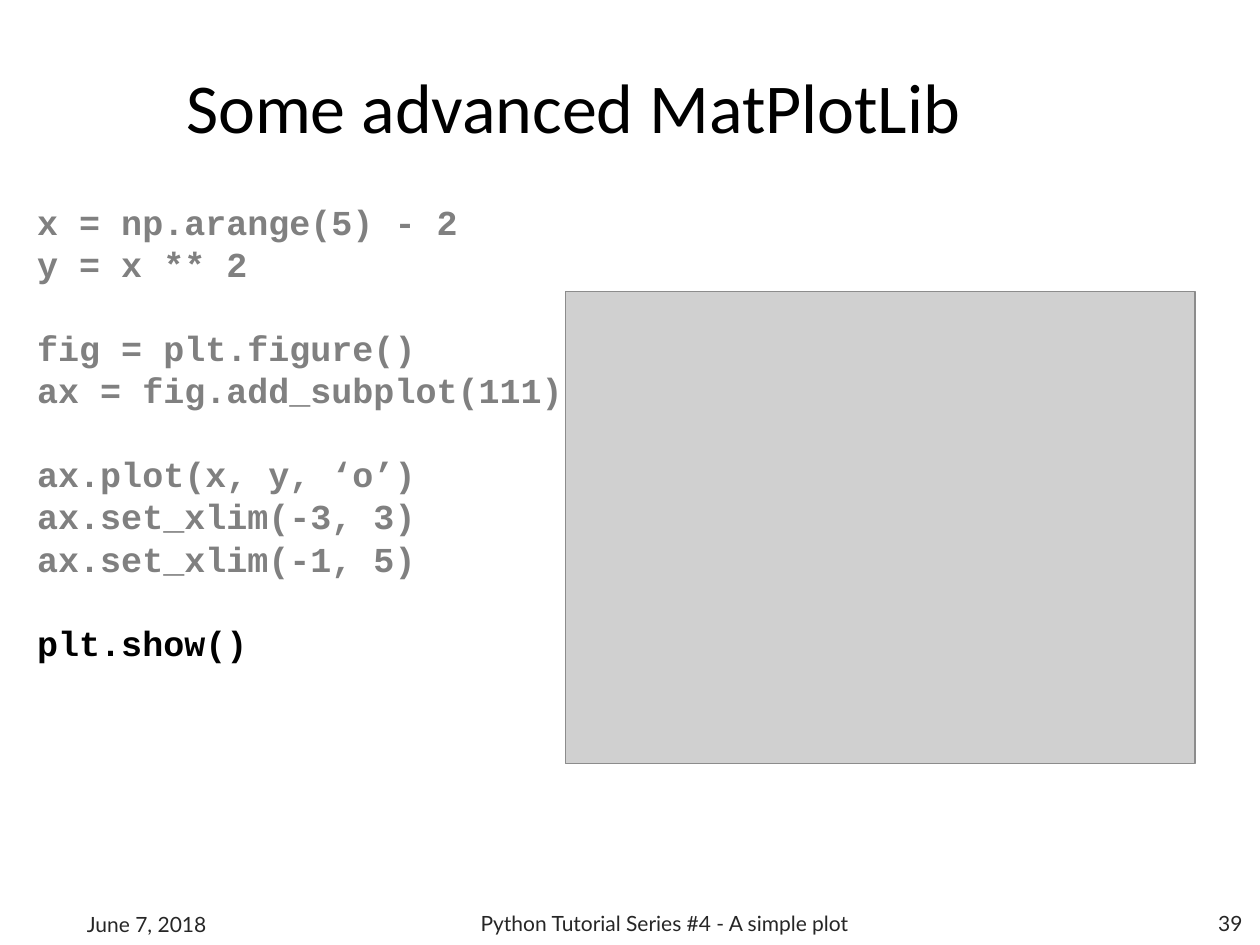
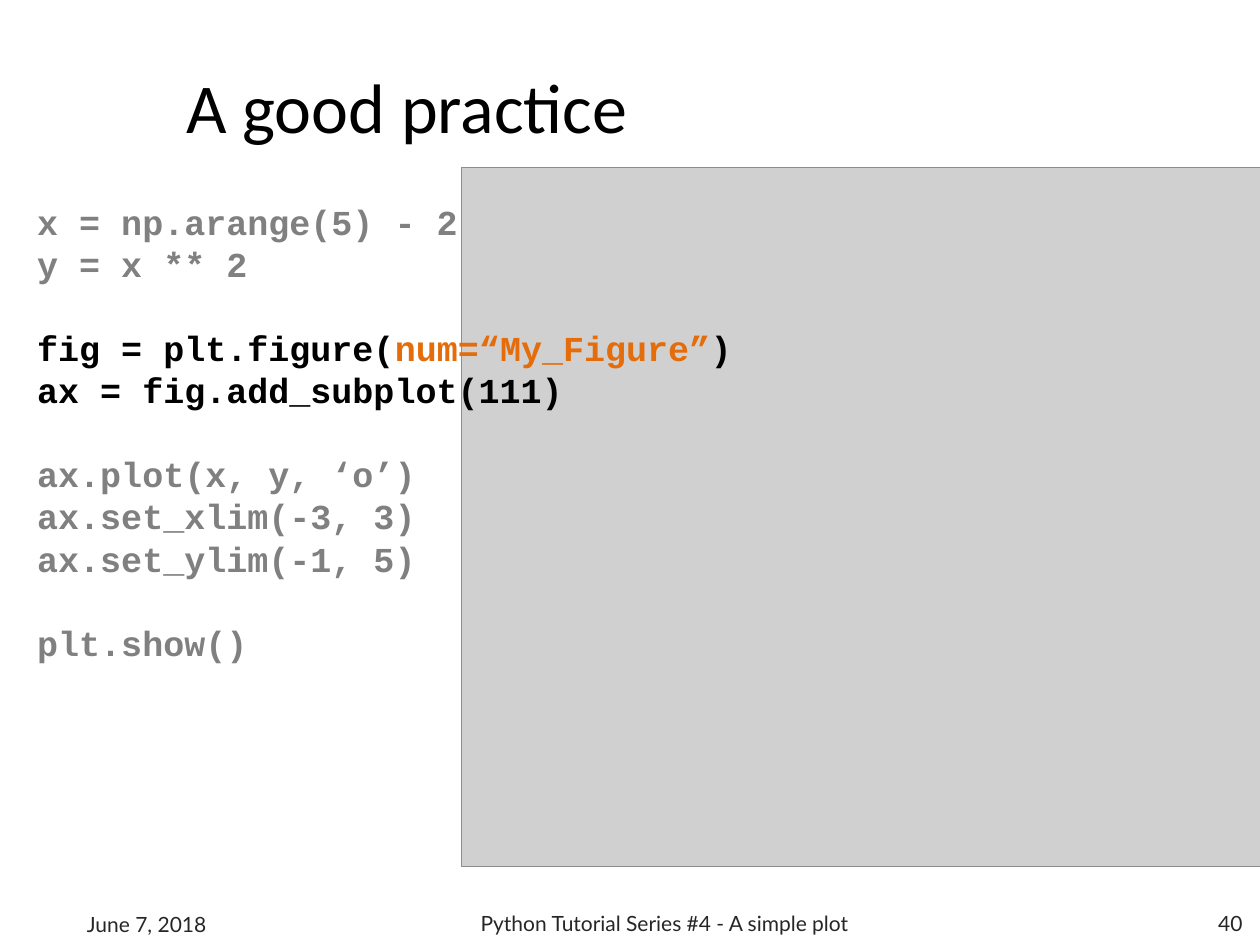
Before and after one commit to b1quint/Python-Tutorial-Series, a slide deck: slide 40 of Presentations/Python Tutorial Series 4 - A simple plot.pptx (slide 39 before the commit). Drawn at 1260x945 pixels with LibreOffice and Linux fonts; fonts in the diff are those of the drawing; grey boxes stand for pictures; background and template pictures are left out. Boxes give left, top, right and bottom in pixels: in the first picture for what was removed or moved away, otherwise in the second. Text is boxed around its words. In the diff, an @@ line names an element or a change of style, - is before the commit and + after.

```diff
--- a/Presentations/Python Tutorial Series 4 - A simple plot.pptx
+++ b/Presentations/Python Tutorial Series 4 - A simple plot.pptx
@@ title at [186,84,627,145]: text changed @@
-Some advanced MatPlotLib
+A good practice
@@ picture: place and size @@
-picture at [566,291,1196,764]
+picture at [461,168,1260,867]
@@ text at [37,337,731,372]: text changed; text colour #808080 to #000000 @@
-fig = plt.figure()
+fig = plt.figure(num=“My_Figure”)
@@ text at [37,379,562,663]: text colour #808080 to #000000 in "ax = fig.add_subplot(111)"; text colour #000000 to #808080 in "plt.show()" @@
@@ text at [37,547,415,579]: text changed @@
-ax.set_xlim(-1, 5)
+ax.set_ylim(-1, 5)
@@ page number at [1218,916,1242,931]: text changed @@
-39
+40
```
Also in this commit, not shown: 25 other slides changed, 8 slides added, 12 other files.
